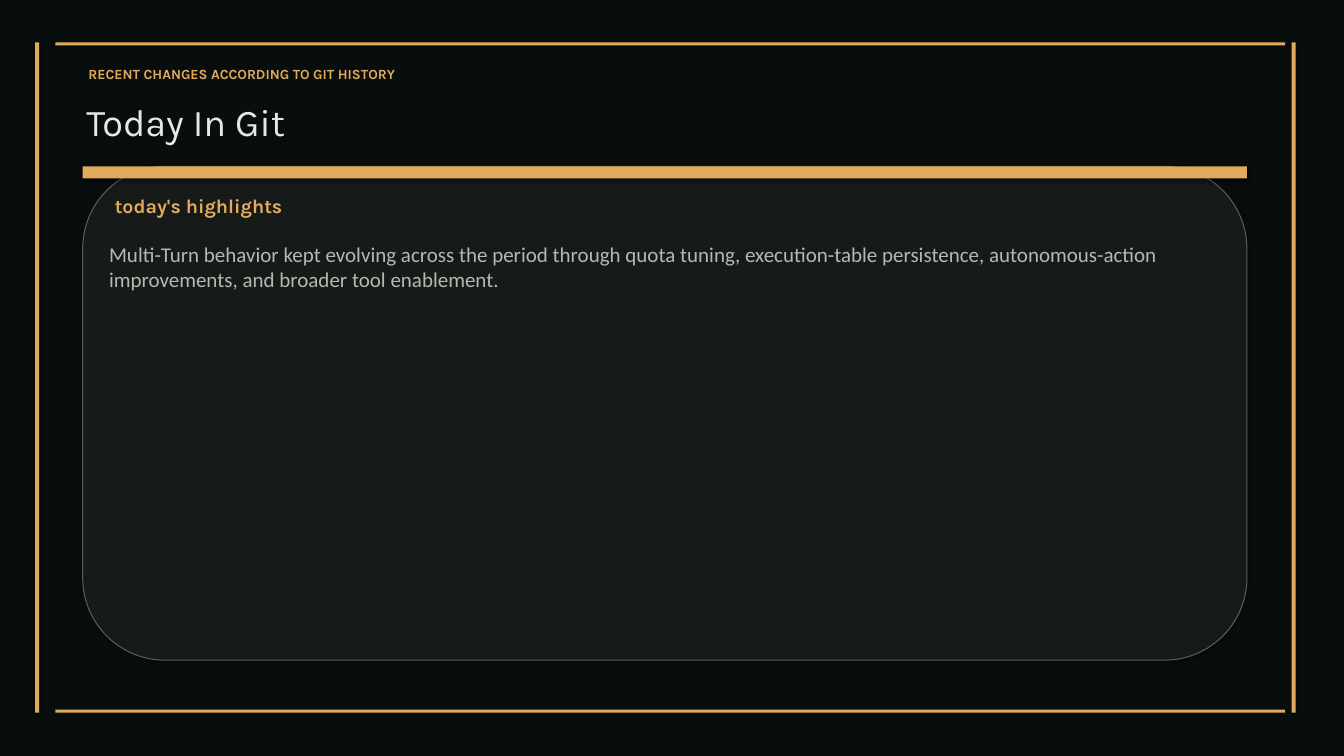
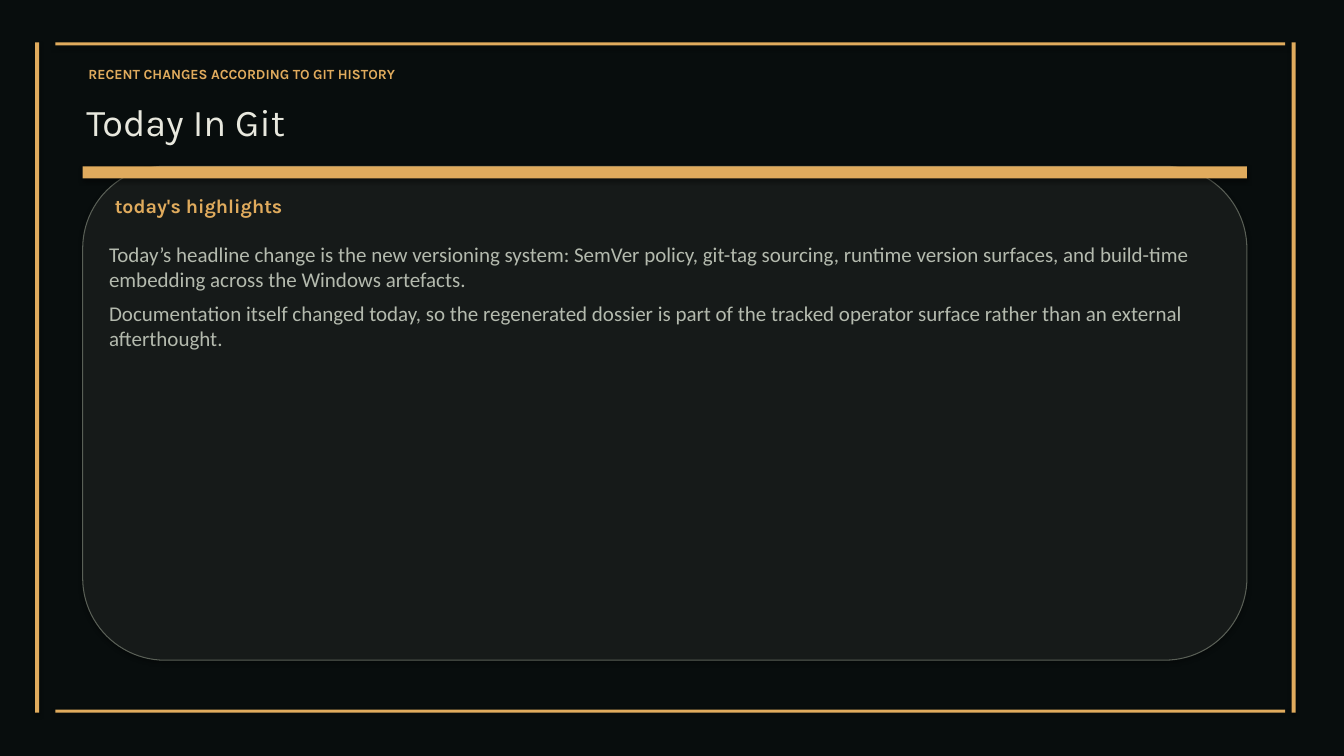
Before and after one commit to XAIHT/Tlamatini, a slide deck: slide 32 of Tlamatini_eXtended_Artificial_Intelligence_Humanly_Tempered.pptx (slide 31 before the commit). Drawn at 1344x756 pixels with LibreOffice and Linux fonts; fonts in the diff are those of the drawing. Boxes give left, top, right and bottom in pixels: in the first picture for what was removed or moved away, otherwise in the second. Text is boxed around its words. In the diff, an @@ line names an element or a change of style, - is before the commit and + after.

Commit message:
Updating documentation, by Tlamatini's-AutoBot.

```diff
--- a/Tlamatini_eXtended_Artificial_Intelligence_Humanly_Tempered.pptx
+++ b/Tlamatini_eXtended_Artificial_Intelligence_Humanly_Tempered.pptx
@@ text at box(109, 247, 1188, 350): text changed @@
-Multi-Turn behavior kept evolving across the period through quota tuning, execution-table persistence, autonomous-action improvements, and broader tool enablement.
+Today’s headline change is the new versioning system: SemVer policy, git-tag sourcing, runtime version surfaces, and build-time embedding across the Windows artefacts.
+Documentation itself changed today, so the regenerated dossier is part of the tracked operator surface rather than an external afterthought.
```
Also in this commit, not shown: 7 other slides changed, 1 slide added, 2 other files.
